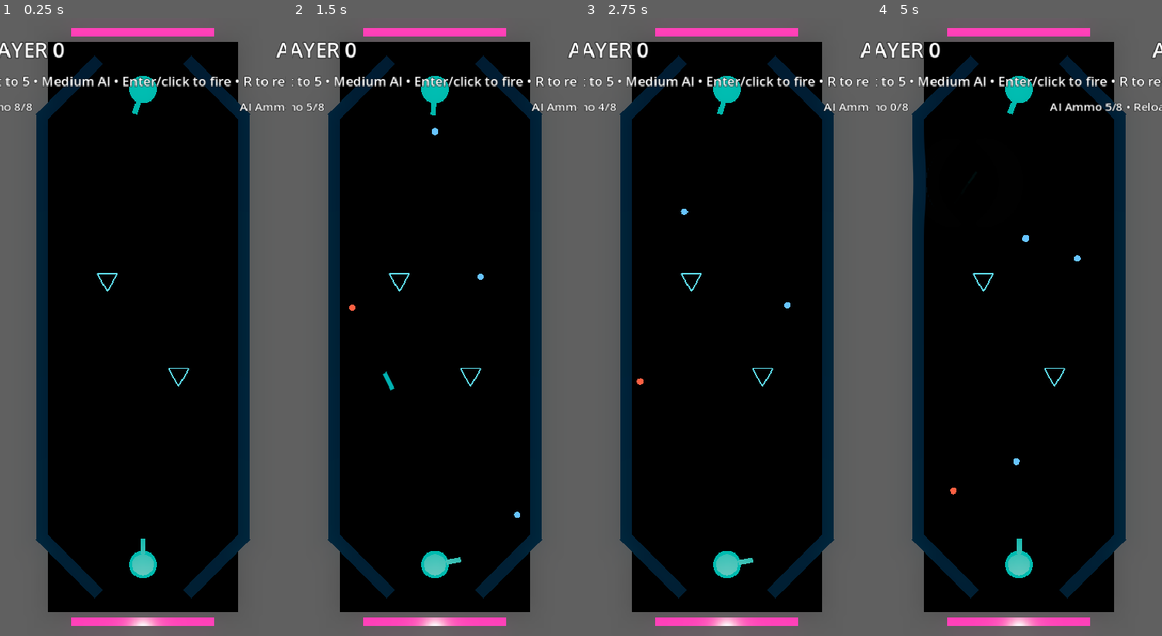
Above: before the commit, frames 1-4 (left to right).
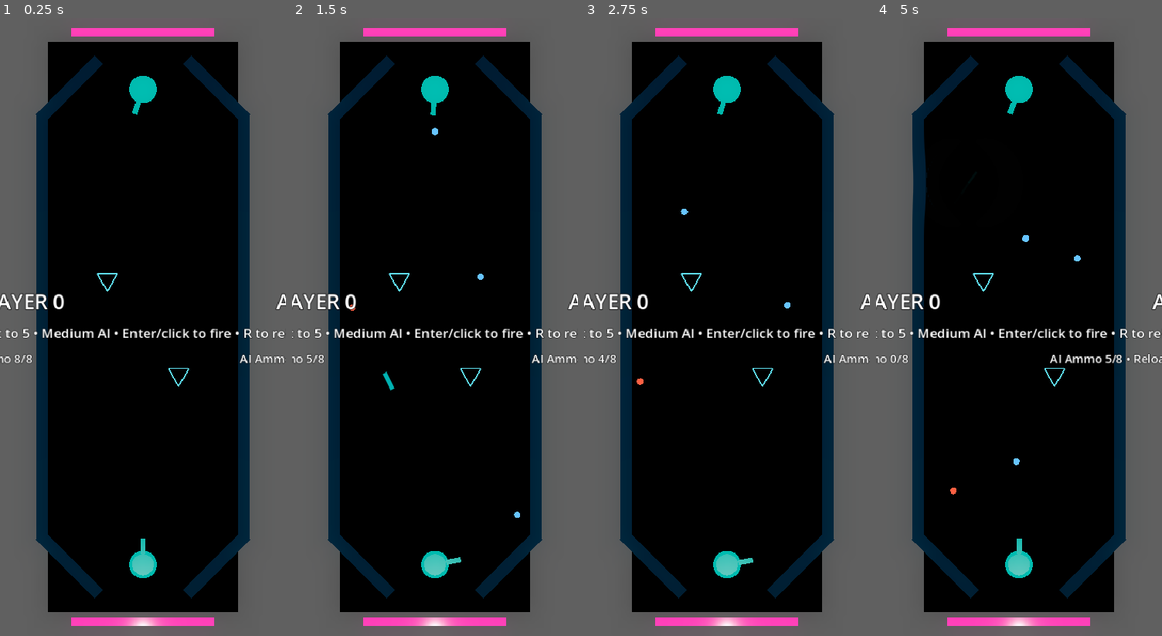
Above: after the commit, the same moments.

Repository: mchambers-mojang/sweet-vinegar-games
Game: Godot game, scene res://carom/scenes/carom_arena.tscn
Two runs of this game, one before a commit and one after it. Both use one fixed random seed, a clock stepped at 60 frames per second and the inputs below. This scene is started directly instead of the project's main scene.
Inputs (mouse positions are in pixels of both pictures, inside the frame that each line leads up to):
- Up to frame 1 (0.25 s): no input
- Up to frame 2 (1.5 s): tap Enter (ui_accept) at 0.5, 0.77, 1.25 s; move the mouse to (497, 296) at 0.52 s; hold Right (ui_right) 0.53-1.25 s; hold Shift 0.53-1.25 s; click (497, 296) at 0.67 s; drag from (377, 357) to (420, 450) at 1.27 s
- Up to frame 3 (2.75 s): tap Enter (ui_accept) at 2 s; move the mouse to (755, 191) at 2.02 s; hold Right (ui_right) from 2.03 s (still down); tap Ctrl at 2.1 s
- Up to frame 4 (5 s): release Right (ui_right) at 2.75 s; tap Enter (ui_accept) at 2.75, 3.5, 3.77, 4.25 s; drag from (1004, 450) to (933, 234) at 2.77 s; move the mouse to (1104, 419) at 3.52 s; hold Left (ui_left) 3.53-4.25 s; tap C at 3.6 s; drag from (933, 234) to (976, 172) at 4.27 s

The runs differ from the first frame. In frame 1, 2.5% of the frame differs, in the area x 0-100%, y 3-56%; in frame 2, 2.5%; in frame 3, 2.5%; in frame 4, 2.9%.

Commit message:
Move score HUD to vertical center so debug overlay has clear space
Co-authored-by: Copilot <223556219+Copilot@users.noreply.github.com>

Diff:
--- a/carom/scenes/carom_arena.tscn
+++ b/carom/scenes/carom_arena.tscn
@@ -244,6 +244,8 @@
 
 [node name="VBoxContainer" type="VBoxContainer" parent="HUD/MarginContainer"]
 layout_mode = 2
+size_flags_vertical = 4
+alignment = 1
 theme_override_constants/separation = 10
 
 [node name="TopBar" type="HBoxContainer" parent="HUD/MarginContainer/VBoxContainer"]
